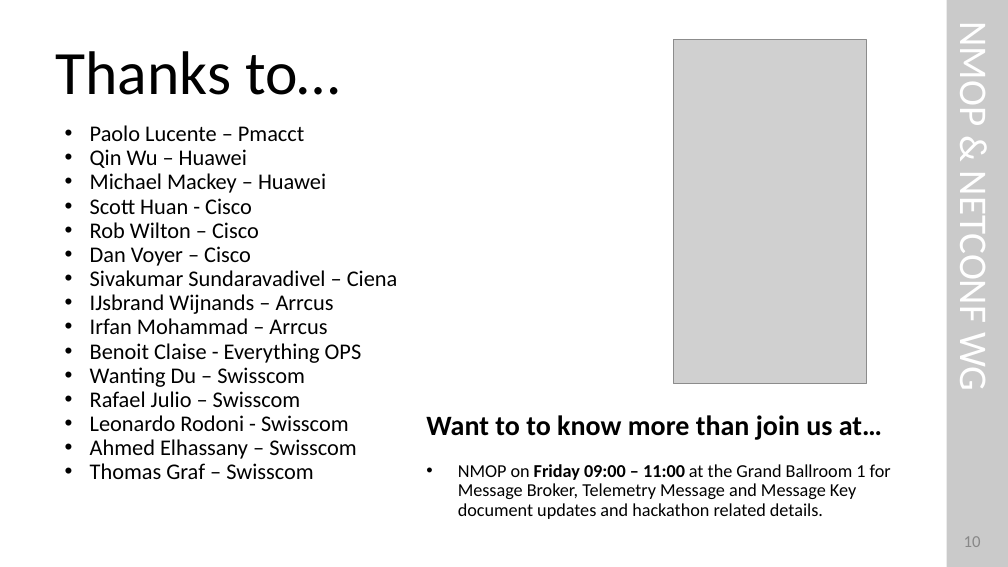
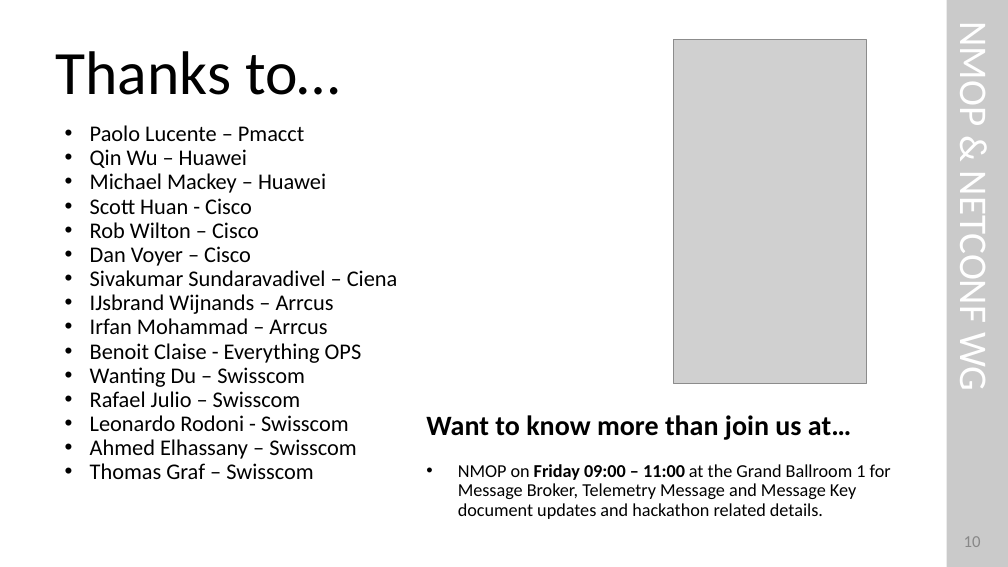
Before and after one commit to network-analytics/ietf-network-analytics-document-status, a slide deck: slide 10 of 125/Hackathon/ietf-125-hackathon-validate-e2e-yp-message-broker.pptx. Drawn at 1008x567 pixels with LibreOffice and Linux fonts; fonts in the diff are those of the drawing; grey boxes stand for pictures. Boxes give left, top, right and bottom in pixels: in the first picture for what was removed or moved away, otherwise in the second. Text is boxed around its words. In the diff, an @@ line names an element or a change of style, - is before the commit and + after.

```diff
--- a/125/Hackathon/ietf-125-hackathon-validate-e2e-yp-message-broker.pptx
+++ b/125/Hackathon/ietf-125-hackathon-validate-e2e-yp-message-broker.pptx
@@ text at [426, 415, 851, 440]: text changed @@
-Want to to know more than join us at…
+Want to know more than join us at…
```
Also in this commit, not shown: 1 other file.
